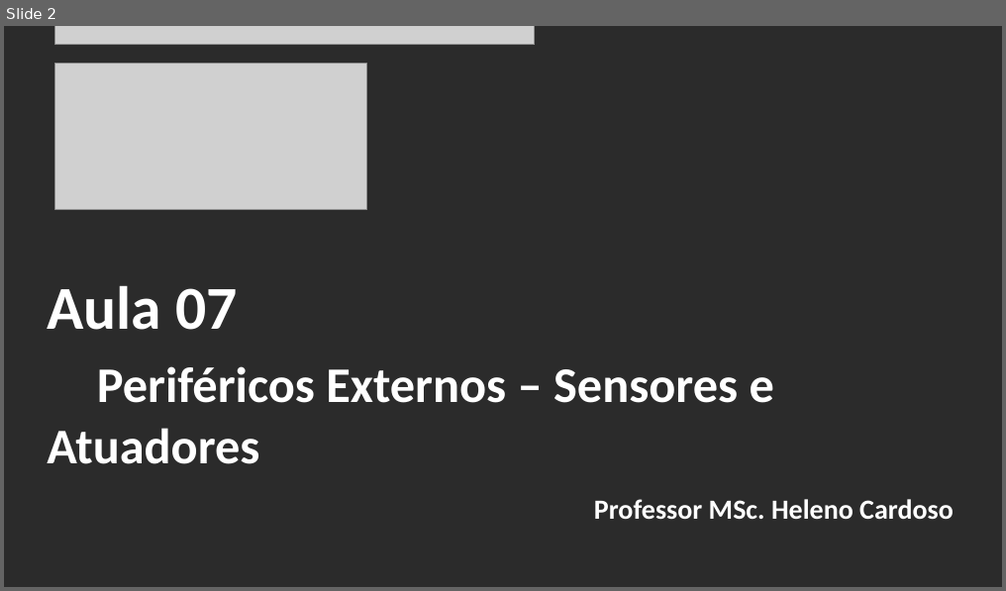
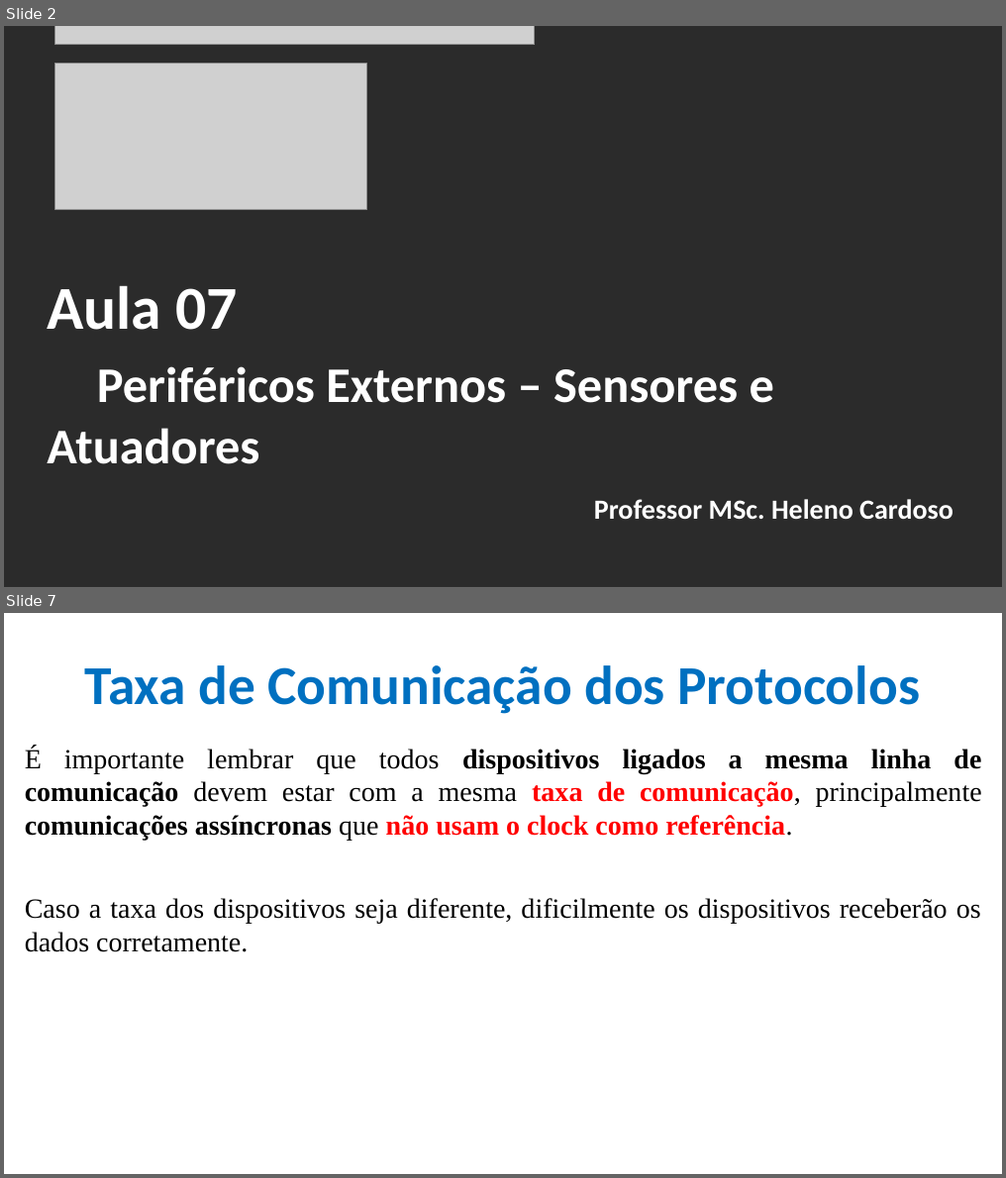
Before and after one commit to CloudEducationBrazil/WydenArea1ProgramacaoMicrocontroladores, a slide deck: 01 Classes/Aula 07 - Programação Microcontroladores - Periféricos Externos- Protocolos Sensores e Atuadores.pptx. Shown one above the other, each under a label of ours: slide 2 before the commit, slides 2 and 7 after it; the slides between them are not shown. The pictures are 1006x591 and 1006x1178 pixels, drawn with LibreOffice and Linux fonts; fonts in the diff are those of the drawing; grey boxes stand for pictures; background and template pictures are left out; a plain dark background stands for a picture behind light text. Boxes give left, top, right and bottom in pixels: in the first picture for what was removed or moved away, otherwise in the second. Text is boxed around its words. In the diff, an @@ line names an element or a change of style, - is before the commit and + after.

```diff
--- a/01 Classes/Aula 07 - Programação Microcontroladores - Periféricos Externos- Protocolos Sensores e Atuadores.pptx
+++ b/01 Classes/Aula 07 - Programação Microcontroladores - Periféricos Externos- Protocolos Sensores e Atuadores.pptx
@@ slide 7 added at [4,613,1002,1174], background picture (left out) @@
@@ title added at [85,665,920,714], 39.6 pt, text #0070C0, bold @@
+Taxa de Comunicação dos Protocolos
@@ text added at [25,747,982,953], 20 pt, text #000000 @@
+É importante lembrar que todos dispositivos ligados a mesma linha de comunicação devem estar com a mesma taxa de comunicação, principalmente comunicações assíncronas que não usam o clock como referência.
+Caso a taxa dos dispositivos seja diferente, dificilmente os dispositivos receberão os dados corretamente.
```
Also in this commit, not shown: 6 slides changed, 33 other slides added, 5 other files.
